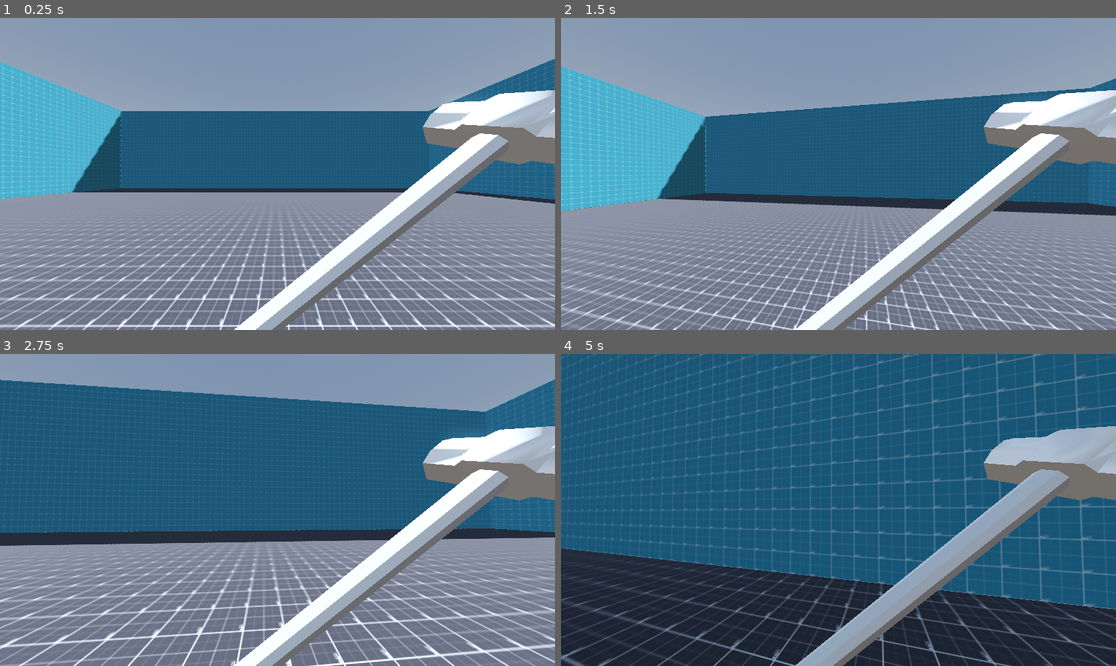
Above: before the commit, frames 1-4 (two rows, left to right).
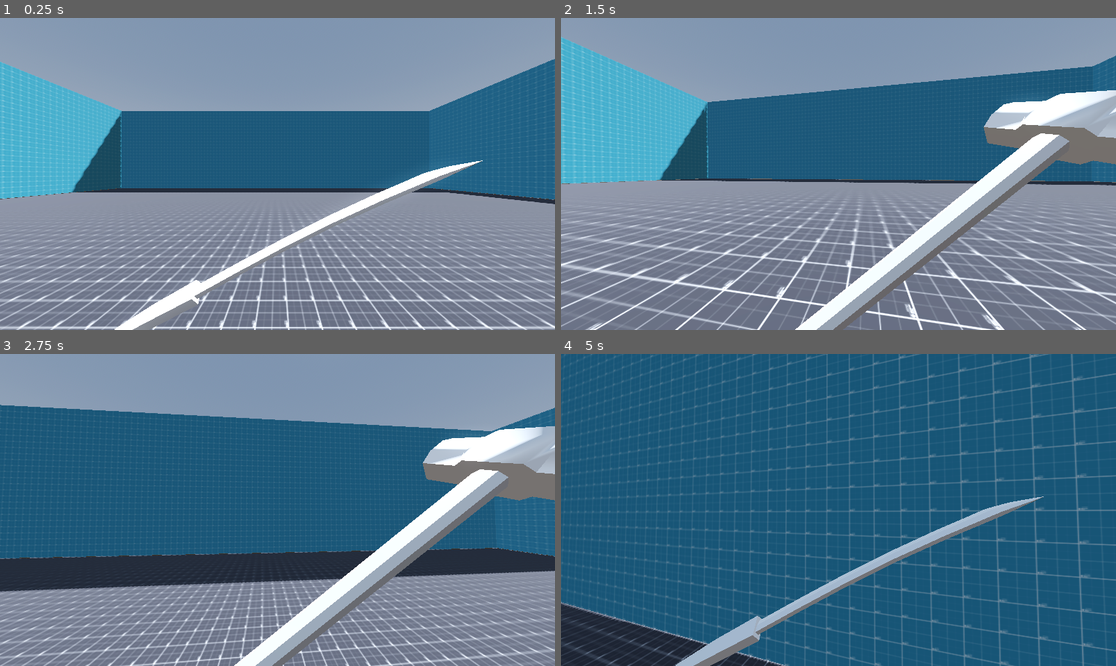
Above: after the commit, the same moments.

Repository: s-kask/Melee-FPS-Project
Game: Godot game, scene res://scenes/prototyping_space.tscn
The game is run twice, just before and just after one commit, with the same random seed, the same clock (stepped at 60 frames per second) and the same inputs.
Inputs (mouse positions are in pixels of both pictures, inside the frame that each line leads up to):
- Up to frame 1 (0.25 s): no input
- Up to frame 2 (1.5 s): move the mouse to (866, 174) at 0.52 s; hold 1 (weapon1, bound only after the commit) 0.53-1.28 s; hold W (move_forward) from 0.53 s (still down); tap Space (jump) at 0.77 s; tap 2 (weapon2, bound only after the commit) at 0.8, 1.35 s; move the mouse to (810, 174) at 1.27 s
- Up to frame 3 (2.75 s): keep holding W (move_forward); tap Space (jump) at 1.52 s; tap 1 (weapon1, bound only after the commit) at 1.55 s; move the mouse to (288, 503) at 2.02 s; hold Shift (sprint) from 2.03 s (still down); tap 2 (weapon2, bound only after the commit) at 2.3 s
- Up to frame 4 (5 s): keep holding W (move_forward); move the mouse to (832, 516) at 2.77 s; release Shift (sprint) at 2.78 s; tap 1 (weapon1, bound only after the commit) at 2.85, 4.35 s; tap Space (jump) at 3.02, 3.77, 4.52 s; move the mouse to (877, 513) at 3.52 s; hold 2 (weapon2, bound only after the commit) 3.53-4.28 s; move the mouse to (794, 506) at 4.27 s

The runs differ from the first frame. In frame 1, 18% of the frame differs, in the area x 0-100%, y 13-100%; in frame 2, 26%; in frame 3, 32%; in frame 4, 41%, in the area x 0-100%, y 0-100%.

Commit message:
Välkommen daniel

Diff:
--- a/project.godot
+++ b/project.godot
@@ -47,3 +47,28 @@
 "events": [Object(InputEventKey,"resource_local_to_scene":false,"resource_name":"","device":-1,"window_id":0,"alt_press …(195 unchanged characters)…
 ]
 }
+attack={
+"deadzone": 0.2,
+"events": [Object(InputEventMouseButton,"resource_local_to_scene":false,"resource_name":"","device":-1,"window_id":0,"alt_pressed":false,"shift_pressed":false,"ctrl_pressed":false,"meta_pressed":false,"button_mask":1,"position":Vector2(171, 4),"global_position":Vector2(180, 52),"factor":1.0,"button_index":1,"canceled":false,"pressed":true,"double_click":false,"script":null)
+]
+}
+block={
+"deadzone": 0.2,
+"events": [Object(InputEventMouseButton,"resource_local_to_scene":false,"resource_name":"","device":-1,"window_id":0,"alt_pressed":false,"shift_pressed":false,"ctrl_pressed":false,"meta_pressed":false,"button_mask":0,"position":Vector2(0, 0),"global_position":Vector2(0, 0),"factor":1.0,"button_index":2,"canceled":false,"pressed":false,"double_click":false,"script":null)
+]
+}
+throw_weapon={
+"deadzone": 0.2,
+"events": [Object(InputEventKey,"resource_local_to_scene":false,"resource_name":"","device":-1,"window_id":0,"alt_pressed":false,"shift_pressed":false,"ctrl_pressed":false,"meta_pressed":false,"pressed":false,"keycode":0,"physical_keycode":71,"key_label":0,"unicode":103,"location":0,"echo":false,"script":null)
+]
+}
+weapon1={
+"deadzone": 0.2,
+"events": [Object(InputEventKey,"resource_local_to_scene":false,"resource_name":"","device":-1,"window_id":0,"alt_pressed":false,"shift_pressed":false,"ctrl_pressed":false,"meta_pressed":false,"pressed":false,"keycode":0,"physical_keycode":49,"key_label":0,"unicode":49,"location":0,"echo":false,"script":null)
+]
+}
+weapon2={
+"deadzone": 0.2,
+"events": [Object(InputEventKey,"resource_local_to_scene":false,"resource_name":"","device":-1,"window_id":0,"alt_pressed":false,"shift_pressed":false,"ctrl_pressed":false,"meta_pressed":false,"pressed":false,"keycode":0,"physical_keycode":50,"key_label":0,"unicode":50,"location":0,"echo":false,"script":null)
+]
+}
--- a/scenes/entity.tscn
+++ b/scenes/entity.tscn
@@ -45,7 +45,7 @@
 transform = Transform3D(1, 0, 0, 0, 1, 0, 0, 0, 1, 0.488077, -0.810515, -0.898567)
 
 [node name="Weapon" parent="FPS Controller/Head/POV/Weapon Rig" instance=ExtResource("3_bdlbk")]
-transform = Transform3D(0.650755, 0.0213608, 0.758987, -0.758988, 0.0464216, 0.649448, -0.0213608, -0.998693, 0.0464216, 0.49, 0.867, 0.103)
+transform = Transform3D(-0.0890987, 0.886815, 0.453452, 0.317486, 0.456801, -0.830984, -0.944068, 0.0699247, -0.322251, -0.503, 0.344, 0.001)
 
 [node name="PlayerState" type="Node" parent="FPS Controller" node_paths=PackedStringArray("startState")]
 script = ExtResource("2_gr72c")
--- a/scenes/prototyping_space.tscn
+++ b/scenes/prototyping_space.tscn
@@ -56,28 +56,28 @@
 [node name="walls" type="Node" parent="world"]
 
 [node name="wall" type="CSGBox3D" parent="world/walls"]
-transform = Transform3D(100, 0, 0, 0, 100, 0, 0, 0, 100, 0.183006, 50.0488, 49.9498)
+transform = Transform3D(1, 0, 0, 0, 1, 0, 0, 0, 1, 0.183006, 50.0488, 49.9498)
 material_override = SubResource("StandardMaterial3D_ishf5")
 use_collision = true
-size = Vector3(1, 1, 0.001)
+size = Vector3(100, 100, 0.001)
 
 [node name="wall4" type="CSGBox3D" parent="world/walls"]
-transform = Transform3D(-4.37114e-06, 0, -100, 0, 100, 0, 100, 0, -4.37114e-06, -49.8663, 12.5498, -6.86646e-05)
+transform = Transform3D(-4.37114e-08, 0, -1, 0, 1, 0, 1, 0, -4.37114e-08, -49.8663, 12.5498, -6.86646e-05)
 material_override = SubResource("StandardMaterial3D_xin60")
 use_collision = true
-size = Vector3(1, 0.25, 0.001)
+size = Vector3(100, 25, 0.001)
 
 [node name="wall5" type="CSGBox3D" parent="world/walls"]
-transform = Transform3D(-4.37114e-06, 0, -100, 0, 100, 0, 100, 0, -4.37114e-06, 49.9085, 12.5498, -6.86646e-05)
+transform = Transform3D(-4.37114e-08, 0, -1, 0, 1, 0, 1, 0, -4.37114e-08, 49.9085, 12.5498, -6.86646e-05)
 material_override = SubResource("StandardMaterial3D_xin60")
 use_collision = true
-size = Vector3(1, 0.25, 0.001)
+size = Vector3(100, 25, 0.001)
 
 [node name="wall6" type="CSGBox3D" parent="world/walls"]
-transform = Transform3D(-100, 0, 8.74228e-06, 0, 100, 0, -8.74228e-06, 0, -100, -0.0866566, 12.5498, -49.9402)
+transform = Transform3D(-1, 0, 1.50996e-07, 0, 1, 0, -1.50996e-07, 0, -1, -0.0866566, 12.5498, -49.9402)
 material_override = SubResource("StandardMaterial3D_xin60")
 use_collision = true
-size = Vector3(1, 0.25, 0.001)
+size = Vector3(100, 25, 0.001)
 
 [node name="obstacles" type="Node" parent="world"]
 
@@ -99,10 +99,9 @@
 use_collision = true
 
 [node name="plane" type="CSGBox3D" parent="world"]
-transform = Transform3D(100, 0, 0, 0, 100, 0, 0, 0, 100, 0, 0, 0)
 material_override = SubResource("StandardMaterial3D_dcj12")
 use_collision = true
-size = Vector3(1, 0.001, 1)
+size = Vector3(100, 0.001, 100)
 
 [node name="entity" parent="." instance=ExtResource("1_wd3n7")]
 transform = Transform3D(1, 0, 0, 0, 1, 0, 0, 0, 1, 0.686897, 2.94282, 0.615294)
--- a/scenes/weapons/weapon.tscn
+++ b/scenes/weapons/weapon.tscn
@@ -1,16 +1,16 @@
 [gd_scene load_steps=4 format=3 uid="uid://l4fgcyp0rykg"]
 
 [ext_resource type="Script" uid="uid://it7acxt515n1" path="res://scripts/weapons/init_weapon.gd" id="1_nqevj"]
-[ext_resource type="Resource" uid="uid://5xwbhaoovmf5" path="res://assets/weapons/sledge/sledge.tres" id="2_eo7p8"]
-[ext_resource type="ArrayMesh" uid="uid://b8v503sgj676v" path="res://assets/weapons/sledge/sledge_mesh.mesh" id="3_0rtie"]
+[ext_resource type="Resource" uid="uid://d2j75bsi2qofi" path="res://assets/weapons/sword/katana.tres" id="2_0rtie"]
+[ext_resource type="ArrayMesh" uid="uid://d3mbn8euag0f6" path="res://assets/weapons/sword/katana.mesh" id="3_4uykt"]
 
 [node name="Weapon" type="Node3D"]
-transform = Transform3D(1, 0, 0, 0, 0.026177, 0.999657, 0, -0.999657, 0.026177, -0.11, 0.822, -1.587)
+transform = Transform3D(-0.0890987, 0.886815, 0.453452, 0.317485, 0.456801, -0.830984, -0.944068, 0.0699247, -0.322251, -0.503, 0.344, 0.001)
 script = ExtResource("1_nqevj")
-weaponType = ExtResource("2_eo7p8")
+weaponType = ExtResource("2_0rtie")
 
 [node name="WeaponMesh" type="MeshInstance3D" parent="."]
 unique_name_in_owner = true
 transform = Transform3D(1, 0, 0, 0, -4.37114e-08, -1, 0, 1, -4.37114e-08, -0.00237799, 0.0172883, -0.00882697)
-mesh = ExtResource("3_0rtie")
+mesh = ExtResource("3_4uykt")
 skeleton = NodePath("")
Binary file added: assets/models/arms placeholder.bin
Not shown, added: assets/models/arms placeholder.gltf
Not shown, added: assets/models/arms placeholder.gltf.import
